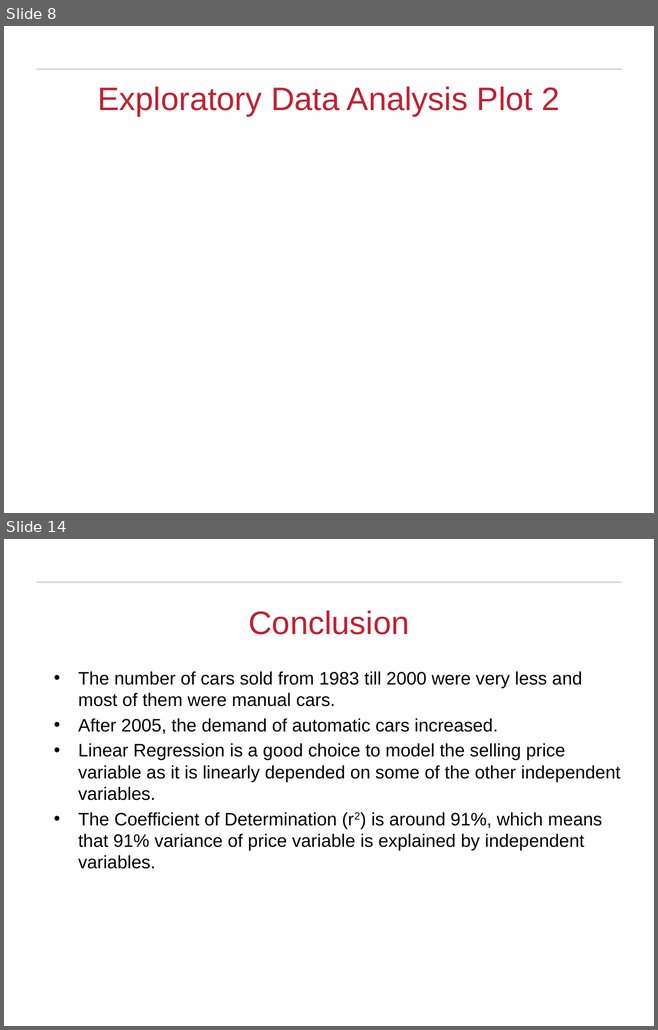
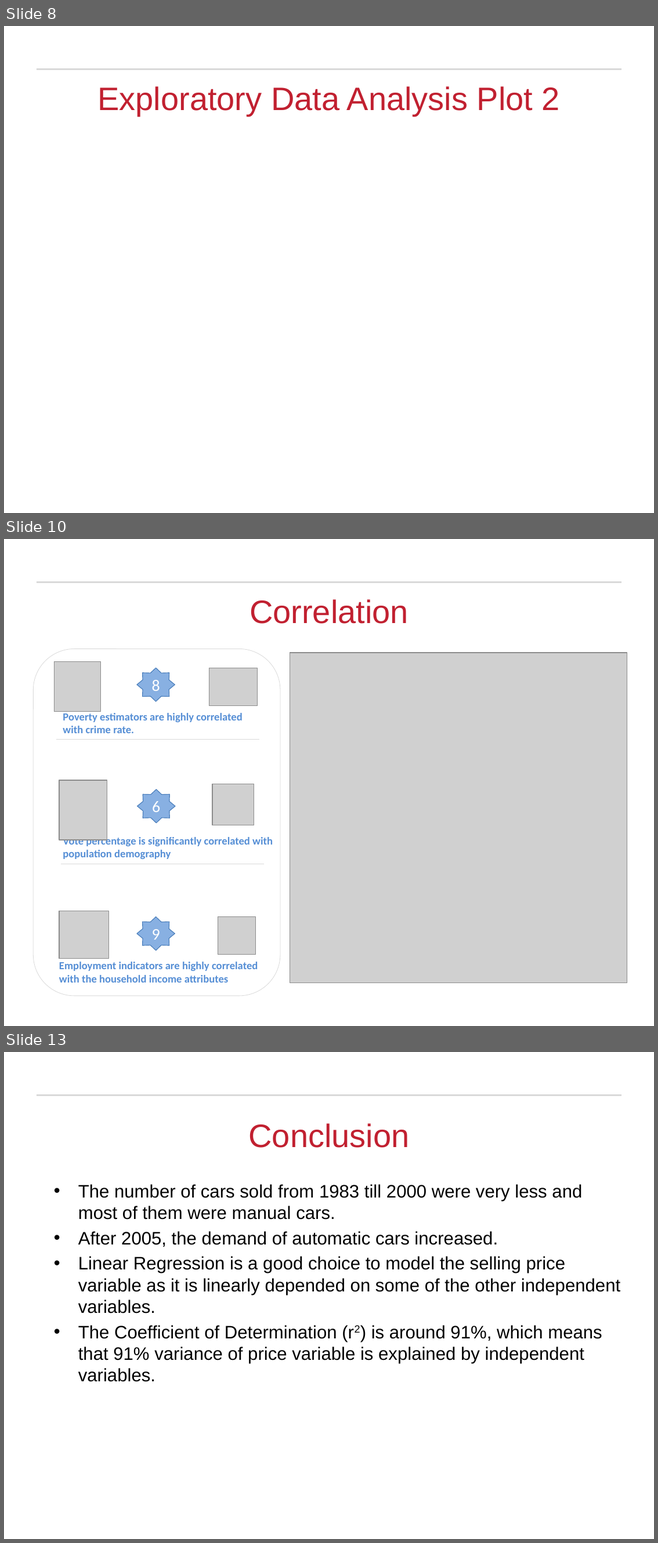
Before and after one commit to rajakash31/Presidential_Election_2016_Classification, a slide deck: Final Submission/Presidential Election Analysis_Final.pptx. Shown one above the other, each under a label of ours: slides 8 and 14 before the commit, slides 8, 10 and 13 after it; the slides between them are not shown. The pictures are 658x1030 and 658x1543 pixels, drawn with LibreOffice and Linux fonts; fonts in the diff are those of the drawing; grey boxes stand for pictures; background and template pictures are left out. Boxes give left, top, right and bottom in pixels: in the first picture for what was removed or moved away, otherwise in the second. Text is boxed around its words. In the diff, an @@ line names an element or a change of style, - is before the commit and + after.

```diff
--- a/Final Submission/Presidential Election Analysis_Final.pptx
+++ b/Final Submission/Presidential Election Analysis_Final.pptx
@@ slide 10 added at <box>4,539,654,1026</box>, background #FFFFFF; not listed: 1 template element that a slide beside it also shows @@
@@ title added at <box>249,599,408,624</box>, 36 pt, text #C12030 @@
+Correlation
@@ rounded rectangle added at <box>33,649,280,995</box>, outline #D9D9D9 0.5 pt @@
@@ picture added at <box>290,653,626,983</box> @@
@@ picture added at <box>54,662,100,712</box> @@
@@ star added at <box>137,668,175,701</box>, fill #88B0E2, outline #4B7EBC 0.75 pt, 18 pt, text #FFFFFF @@
+8
@@ picture added at <box>209,668,257,706</box> @@
@@ text added at <box>63,713,242,733</box>, 12 pt, text #558ED5, bold @@
+Poverty estimators are highly correlated with crime rate.
@@ line added from (57, 739) to (259, 739), #D9D9D9 0.5 pt @@
@@ picture added at <box>59,780,107,840</box> @@
@@ star added at <box>137,790,175,824</box>, fill #88B0E2, outline #4B7EBC 0.75 pt, 18 pt, text #FFFFFF @@
+6
@@ picture added at <box>213,784,254,826</box> @@
@@ text added at <box>63,836,273,859</box>, 12 pt, text #558ED5, bold @@
+Vote percentage is significantly correlated with population demography
@@ line added from (61, 864) to (264, 864), #D9D9D9 0.5 pt @@
@@ picture added at <box>59,911,108,959</box> @@
@@ star added at <box>137,917,175,951</box>, fill #88B0E2, outline #4B7EBC 0.75 pt, 18 pt, text #FFFFFF @@
+9
@@ picture added at <box>217,917,255,955</box> @@
@@ text added at <box>59,962,257,983</box>, 12 pt, text #558ED5, bold @@
+Employment indicators are highly correlated with the household income attributes
@@ what was slide 14 is now slide 13 @@
```
Also in this commit, not shown: 2 slides changed, 1 other slide added, 3 slides removed, 3 other files.
